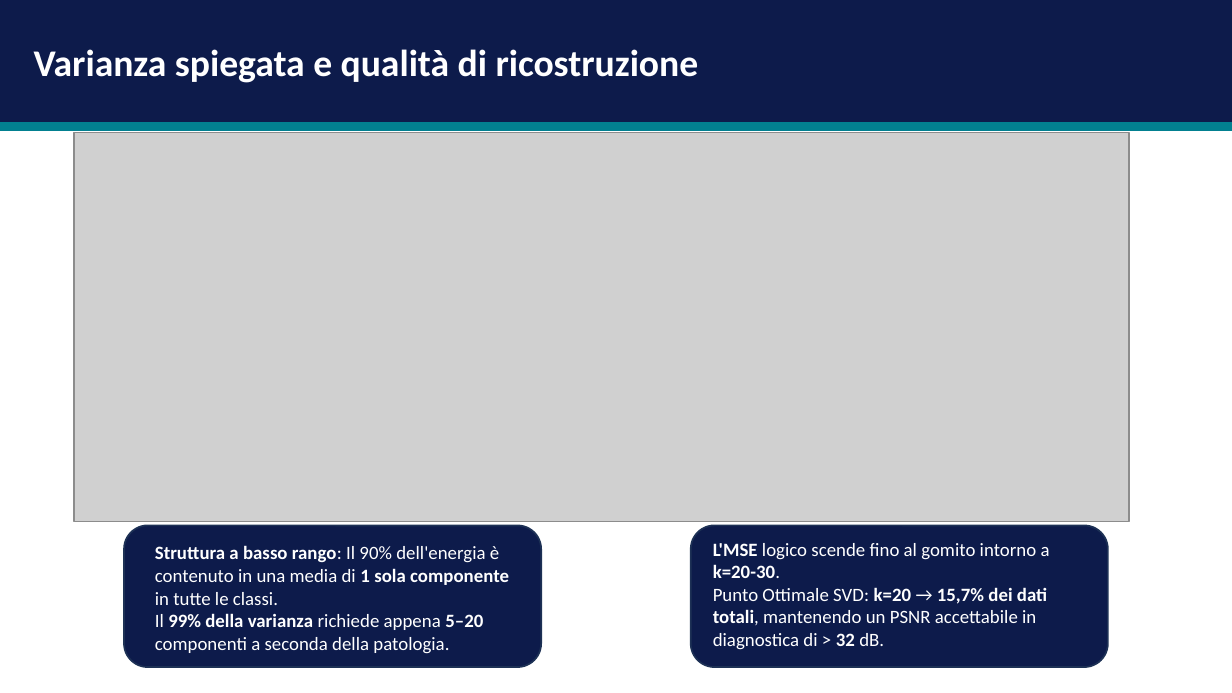
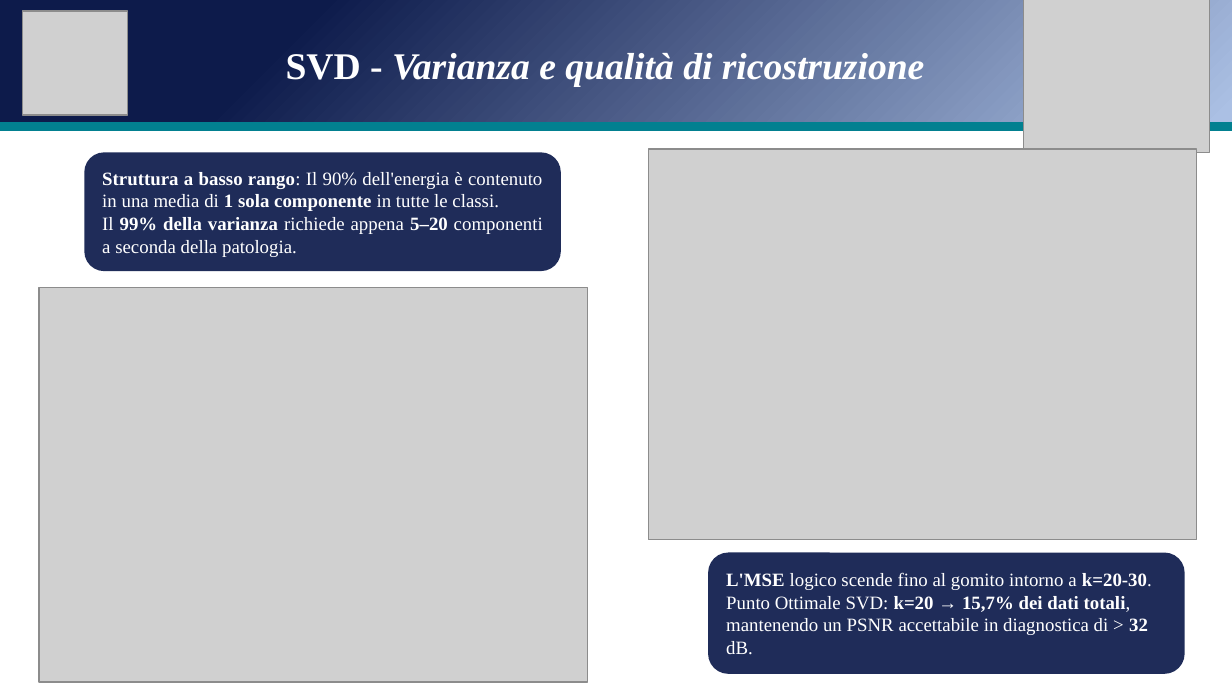
Before and after one commit to andreapatruno1/Image-Compression-and-Analysis, a slide deck: slide 9 of docs/SVD e PCA per l'analisi di immagini mediche.pptx. Drawn at 1232x693 pixels with LibreOffice and Linux fonts; fonts in the diff are those of the drawing; grey boxes stand for pictures. Boxes give left, top, right and bottom in pixels: in the first picture for what was removed or moved away, otherwise in the second. Text is boxed around its words. In the diff, an @@ line names an element or a change of style, - is before the commit and + after.

```diff
--- a/docs/SVD e PCA per l'analisi di immagini mediche.pptx
+++ b/docs/SVD e PCA per l'analisi di immagini mediche.pptx
@@ rectangle at [0,0,1232,123]: fill #0D1B4B to gradient #0D1B4B to #ABC0E4 to #C7D5ED; outline #0D1B4B 1 pt to none @@
@@ picture added at [22,11,127,115] @@
@@ picture added at [1024,0,1210,153] @@
@@ text at [286,53,924,87]: text changed; font Calibri to Times New Roman; italic on @@
-Varianza spiegata e qualità di ricostruzione
+SVD - Varianza e qualità di ricostruzione
@@ picture removed at [74,133,1129,522] @@
@@ picture added at [648,149,1196,540] @@
@@ rounded rectangle "Struttura a basso rango: Il ...": place and size @@
-rounded rectangle "Struttura a basso rango: Il ..." at [155,545,509,654]
+rounded rectangle "Struttura a basso rango: Il ..." at [84,153,561,271]
@@ rounded rectangle "Struttura a basso rango: Il ..." at [84,153,561,271]: font Calibri to Times New Roman; alignment left to justified; vertical alignment top to middle; fill none to #0D1B4B at 92% opacity @@
@@ picture added at [39,287,588,681] @@
@@ rounded rectangle removed at [124,526,542,668] @@
@@ rounded rectangle removed at [691,526,1109,668] @@
@@ rounded rectangle "L'MSE logico scende fino al ...": place and size @@
-rounded rectangle "L'MSE logico scende fino al ..." at [713,543,1050,650]
+rounded rectangle "L'MSE logico scende fino al ..." at [708,552,1185,673]
@@ rounded rectangle "L'MSE logico scende fino al ..." at [708,552,1185,673]: font Calibri to Times New Roman; vertical alignment top to middle; fill none to #0D1B4B at 92% opacity @@
```
Also in this commit, not shown: 16 other slides changed, 3 slides added, 3 slides removed, 33 other files.
